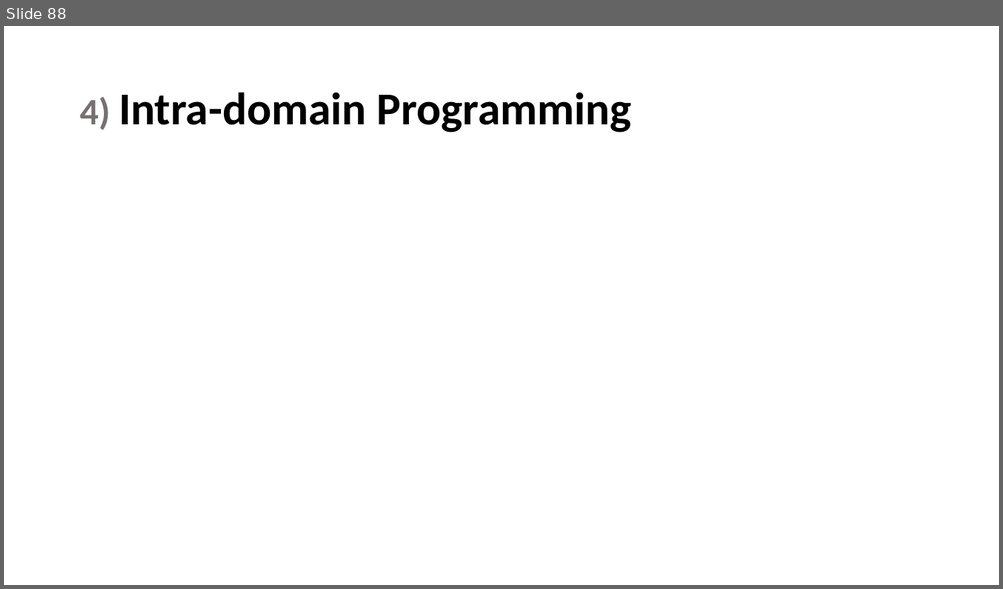
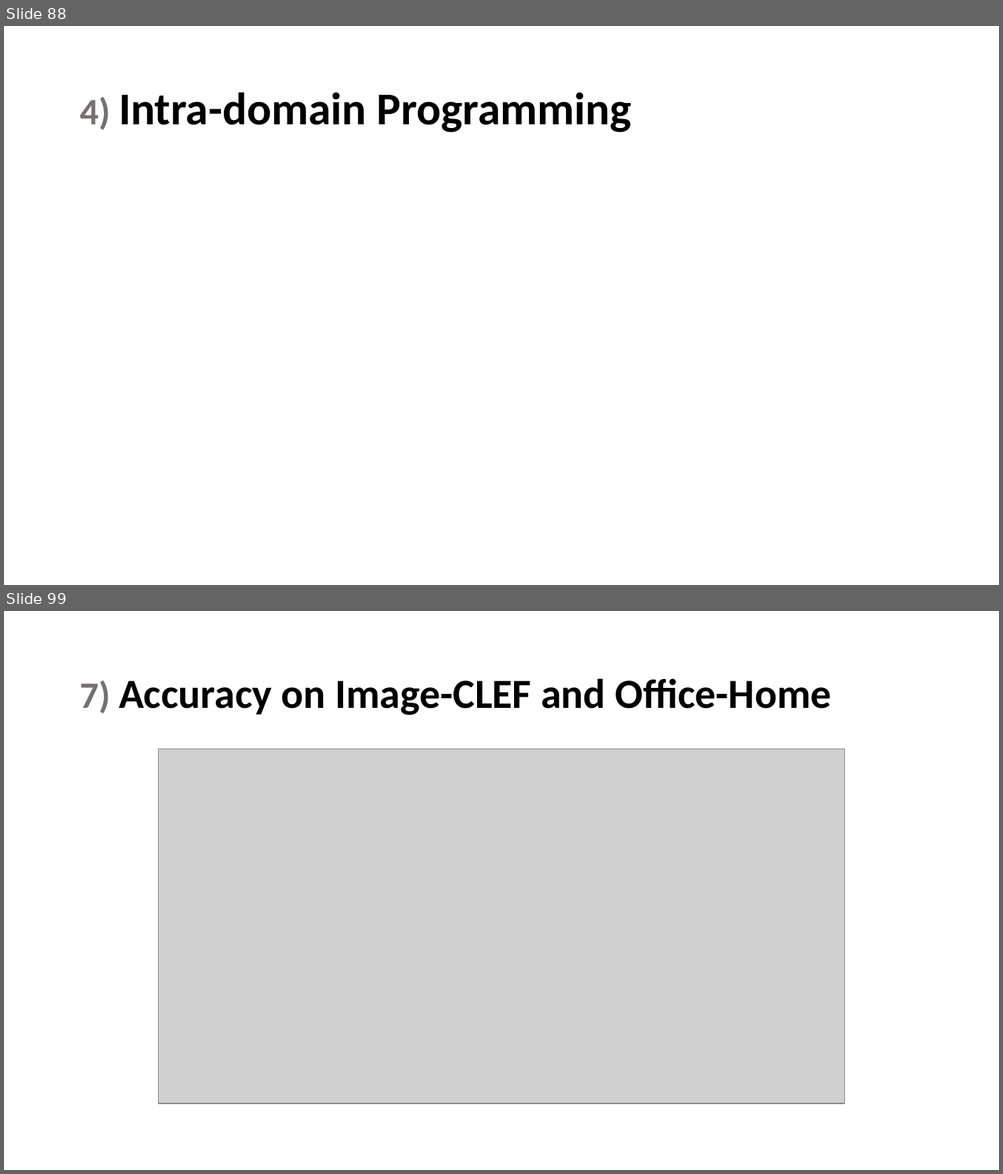
Before and after one commit to maryamhashemi/Transfer-Learning, a slide deck: phase3/Presentation/present.pptx. Shown one above the other, each under a label of ours: slide 88 before the commit, slides 88 and 99 after it; the slides between them are not shown. The pictures are 1003x589 and 1003x1174 pixels, drawn with LibreOffice and Linux fonts; fonts in the diff are those of the drawing; grey boxes stand for pictures. Boxes give left, top, right and bottom in pixels: in the first picture for what was removed or moved away, otherwise in the second. Text is boxed around its words. In the diff, an @@ line names an element or a change of style, - is before the commit and + after.

```diff
--- a/phase3/Presentation/present.pptx
+++ b/phase3/Presentation/present.pptx
@@ slide 99 added at [4,611,999,1170], background #FFFFFF @@
@@ title added at [79,678,831,715], 40 pt, text #000000, bold @@
+7) Accuracy on Image-CLEF and Office-Home
@@ picture added at [159,749,845,1104] @@
```
Also in this commit, not shown: 13 other slides added.
